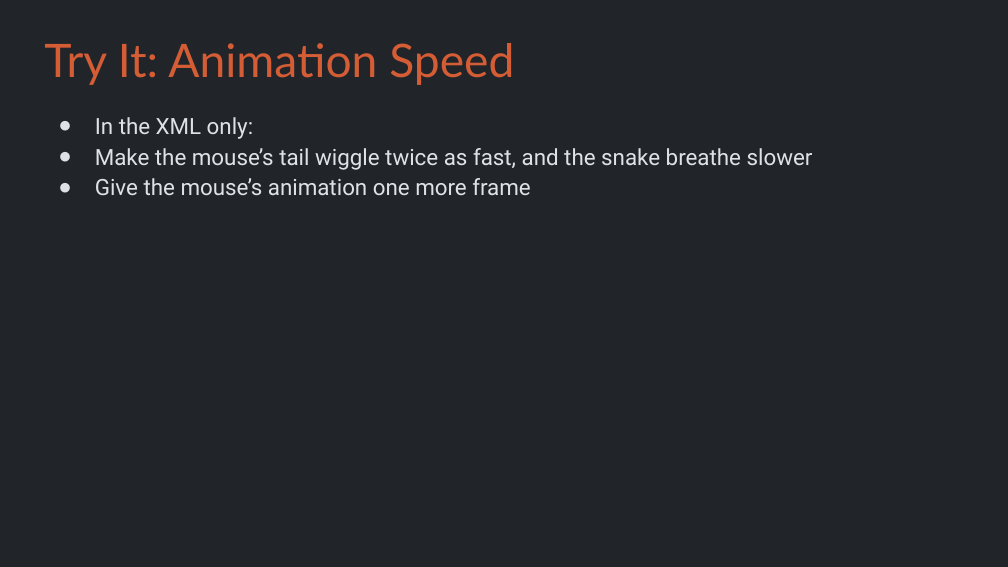
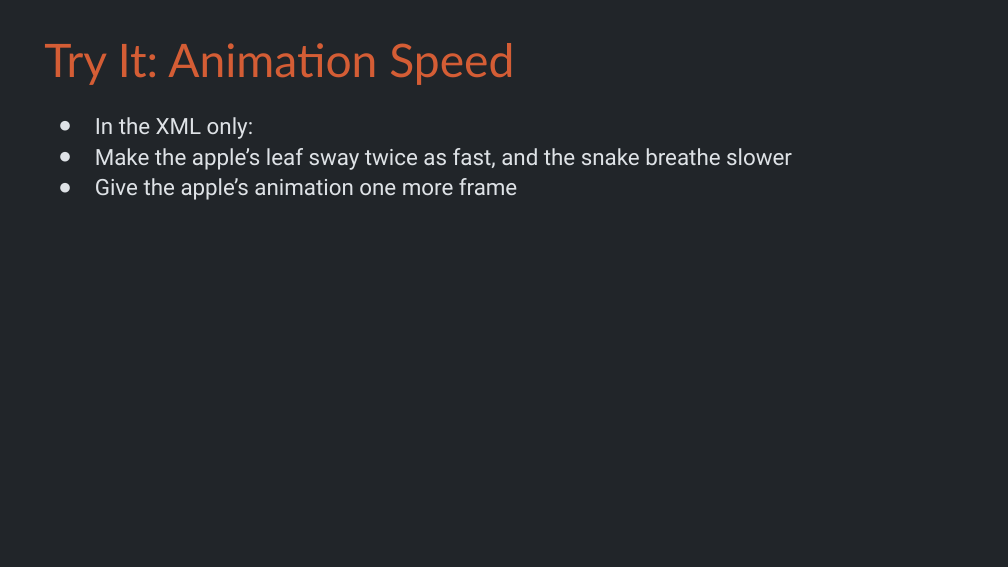
Before and after one commit to Metamate/gar, a slide deck: slide 19 of slides/03 Snake.pptx. Drawn at 1008x567 pixels with LibreOffice and Linux fonts; fonts in the diff are those of the drawing. Boxes give left, top, right and bottom in pixels: in the first picture for what was removed or moved away, otherwise in the second. Text is boxed around its words. In the diff, an @@ line names an element or a change of style, - is before the commit and + after.

```diff
--- a/slides/03 Snake.pptx
+++ b/slides/03 Snake.pptx
@@ text at box(95, 148, 792, 200): text changed @@
-● Make the mouse’s tail wiggle twice as fast, and the snake breathe slower
-● Give the mouse’s animation one more frame
+● Make the apple’s leaf sway twice as fast, and the snake breathe slower
+● Give the apple’s animation one more frame
```
Also in this commit, not shown: 5 other slides changed, 3 other files.
